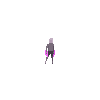
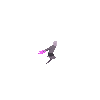
Comparing the layer stacks of the two (100, 100) images. Changes:
showed "Run5" over box(38, 41, 57, 64)
hid "Idle2" over box(45, 38, 55, 64)
